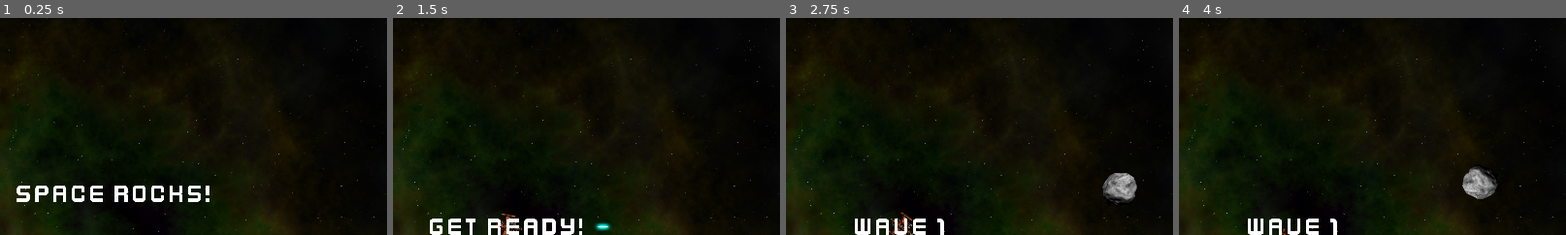
Above: before the commit, frames 1-4 (left to right).
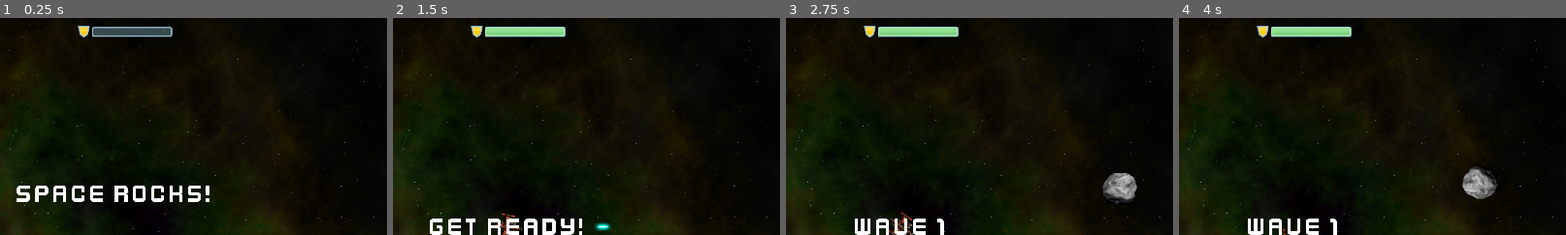
Above: after the commit, the same moments.

Repository: surbanski2/SDEV_148_Chapter_03
Game: Godot game, scene res://main.tscn
Two runs of this game, one before a commit and one after it. Both use one fixed random seed, a clock stepped at 60 frames per second and the inputs below.
Inputs (mouse positions are % of the whole screen's width and height, from its top left):
- Up to frame 1 (0.25 s): no input
- Up to frame 2 (1.5 s): click (50, 58) at 0.5 s; tap Enter at 1.25 s; hold D (rotate_right) from 1.28 s (still down); hold Space (shoot) from 1.28 s (still down)
- Up to frame 3 (2.75 s): release D (rotate_right) at 2.03 s; release Space (shoot) at 2.03 s; hold A (rotate_left) from 2.03 s (still down); tap Space (shoot) at 2.1 s
- Up to frame 4 (4 s): release A (rotate_left) at 2.78 s; hold D (rotate_right) 2.78-3.53 s; hold Space (shoot) 2.78-3.53 s; hold W (thrust) from 3.53 s (still down); tap Space (shoot) at 3.6 s
The pictures show only the part of the screen within x 35-85%, y 2-52%; the shares and areas given below are measured in that part.

The runs differ from the first frame. In frame 1, 1.2% of the frame differs, in the area x 20-45%, y 3-9%; in frame 2, 1.2%; in frame 3, 1.2%; in frame 4, 1.2%.

Commit message:
Finished shield.

Diff:
--- a/bullet.gd
+++ b/bullet.gd
@@ -20,3 +20,7 @@
 	if body.is_in_group("rocks"):
 		body.explode()
 		queue_free()
+
+func _on_area_entered(area):
+	if area.is_in_group("enemies"):
+		area.take_damage(1)
--- a/bullet.tscn
+++ b/bullet.tscn
@@ -18,5 +18,6 @@
 
 [node name="VisibleOnScreenNotifier2D" type="VisibleOnScreenNotifier2D" parent="."]
 
+[connection signal="area_entered" from="." to="." method="_on_area_entered"]
 [connection signal="body_entered" from="." to="." method="_on_body_entered"]
 [connection signal="screen_exited" from="VisibleOnScreenNotifier2D" to="." method="_on_visible_on_screen_notifier_2d_screen_exited"]
--- a/enemy.gd
+++ b/enemy.gd
@@ -4,6 +4,7 @@
 @export var speed = 150
 @export var rotation_speed = 120
 @export var health = 3
+@export var bullet_spread = 0.2
 
 var follow = PathFollow2D.new()
 var target = null
@@ -21,5 +22,40 @@
 	if follow.progress_ratio >= 1:
 		queue_free()
 
+func shoot():
+	var dir = global_position.direction_to(target.global_position)
+	dir = dir.rotated(randf_range(-bullet_spread,bullet_spread))
+	var b = bullet_scene.instantiate()
+	get_tree().root.add_child(b)
+	b.start(global_position, dir)
+
 func _on_gun_cooldown_timeout() -> void:
-	pass # Replace with function body.
+	shoot_pulse(3, 0.15)
+
+func shoot_pulse(n, delay):
+	for i in n:
+		shoot()
+		await get_tree().create_timer(delay).timeout
+
+func take_damage(amount):
+	health -= amount
+	$AnimationPlayer.play("flash")
+	if health <= 0:
+		explode()
+
+func explode():
+	speed = 0
+	$GunCooldown.stop()
+	$CollisionShape2D.set_deferred("disabled", true)
+	$Sprite2D.hide()
+	$Explosion.show()
+	$Explosion/AnimationPlayer.play("explosion")
+	await  $Explosion/AnimationPlayer.animation_finished
+	queue_free()
+
+
+func _on_body_entered(body):
+	if body.is_in_group("rocks"):
+		return
+	explode()
+	body.shield -= 50
--- a/enemy.tscn
+++ b/enemy.tscn
@@ -1,12 +1,16 @@
-[gd_scene load_steps=9 format=3 uid="uid://c5k3i28no0rgh"]
+[gd_scene load_steps=10 format=3 uid="uid://c5k3i28no0rgh"]
 
 [ext_resource type="Texture2D" uid="uid://c071kicvp8xex" path="res://assets/enemy_saucer.png" id="1_7k104"]
 [ext_resource type="Script" uid="uid://bsvp21kjupjsj" path="res://enemy.gd" id="1_iifgy"]
 [ext_resource type="PackedScene" uid="uid://s7txvlamqo3u" path="res://enemy_paths.tscn" id="2_4gyqm"]
+[ext_resource type="PackedScene" uid="uid://ckcjkv1aycha2" path="res://enemy_bullet.tscn" id="2_epg4t"]
 [ext_resource type="PackedScene" uid="uid://c8u2w75g2f6aa" path="res://explosion.tscn" id="3_qi2p4"]
 
 [sub_resource type="CircleShape2D" id="CircleShape2D_4gyqm"]
 radius = 36.0139
+
+[sub_resource type="Animation" id="Animation_iifgy"]
+length = 0.25
 
 [sub_resource type="Animation" id="Animation_qi2p4"]
 resource_name = "flash"
@@ -25,9 +29,6 @@
 "values": [Color(1, 1, 1, 1), Color(1, 0, 0, 1), Color(1, 1, 1, 1), Color(1, 0, 0, 1), Color(1, 1, 1, 1), Color(1, 0, 0, 1), Color(1, 1, 1, 1)]
 }
 
-[sub_resource type="Animation" id="Animation_iifgy"]
-length = 0.25
-
 [sub_resource type="AnimationLibrary" id="AnimationLibrary_epg4t"]
 _data = {
 &"RESET": SubResource("Animation_iifgy"),
@@ -36,6 +37,7 @@
 
 [node name="Enemy" type="Area2D" groups=["enemies"]]
 script = ExtResource("1_iifgy")
+bullet_scene = ExtResource("2_epg4t")
 
 [node name="Sprite2D" type="Sprite2D" parent="."]
 modulate = Color(1, 0.995117, 0.995117, 1)
@@ -61,4 +63,5 @@
 wait_time = 1.5
 autostart = true
 
+[connection signal="body_entered" from="." to="." method="_on_body_entered"]
 [connection signal="timeout" from="GunCooldown" to="." method="_on_gun_cooldown_timeout"]
--- a/enemy_bullet.gd
+++ b/enemy_bullet.gd
@@ -1,7 +1,19 @@
 extends Area2D
 
 @export var speed = 1000
+@export var damage = 15
 
 func start(_pos, _dir):
 	position = _pos
 	rotation = _dir.angle()
+
+func _process(delta):
+	position += transform.x * speed * delta
+
+func _on_visible_on_screen_notifier_2d_screen_exited():
+	queue_free()
+
+func _on_body_entered(body):
+	if body.name == "Player":
+		body.shield -= damage
+	queue_free()
--- a/enemy_bullet.tscn
+++ b/enemy_bullet.tscn
@@ -12,10 +12,11 @@
 scale = Vector2(0.5, 0.5)
 texture = ExtResource("2_mgp66")
 
+[node name="VisibleOnScreenNotifier2D" type="VisibleOnScreenNotifier2D" parent="."]
+
 [node name="CollisionShape2D" type="CollisionShape2D" parent="."]
 rotation = 1.5708
 shape = SubResource("CapsuleShape2D_v8qja")
 
-[node name="VisibleOnScreenNotifier2D" type="VisibleOnScreenNotifier2D" parent="."]
-
+[connection signal="body_entered" from="." to="." method="_on_body_entered"]
 [connection signal="screen_exited" from="VisibleOnScreenNotifier2D" to="." method="_on_visible_on_screen_notifier_2d_screen_exited"]
--- a/hud.gd
+++ b/hud.gd
@@ -6,6 +6,13 @@
 @onready var score_label = $MarginContainer/HBoxContainer/ScoreLabel
 @onready var message = $VBoxContainer/Message
 @onready var start_button = $VBoxContainer/StartButton
+@onready var shield_bar = $MarginContainer/HBoxContainer/ShieldBar
+
+var bar_textures = {
+	"green": preload("res://assets/bar_green_200.png"),
+	"yellow": preload("res://assets/bar_yellow_200.png"),
+	"red": preload("res://assets/bar_red_200.png")
+}
 
 func show_message(text):
 	message.text = text
@@ -19,6 +26,14 @@
 	for item in 3:
 		lives_counter[item].visible = value > item
 
+func update_shield(value):
+	shield_bar.texture_progress = bar_textures["green"]
+	if value < 0.4:
+		shield_bar.texture_progress = bar_textures["red"]
+	elif value < 0.7:
+		shield_bar.texture_progress = bar_textures["yellow"]
+	shield_bar.value = value
+
 func game_over():
 	show_message("Game Over")
 	await $Timer.timeout
--- a/hud.tscn
+++ b/hud.tscn
@@ -1,10 +1,13 @@
-[gd_scene load_steps=8 format=3 uid="uid://cltwsxbnpesnp"]
+[gd_scene load_steps=11 format=3 uid="uid://cltwsxbnpesnp"]
 
 [ext_resource type="FontFile" uid="uid://dtpvwadsbtcnm" path="res://assets/kenvector_future_thin.ttf" id="1_37p78"]
 [ext_resource type="Script" uid="uid://c6bsby1vlancv" path="res://hud.gd" id="1_a2258"]
 [ext_resource type="Texture2D" uid="uid://bhasuiuxut7vs" path="res://assets/player_small.png" id="2_640wx"]
+[ext_resource type="Texture2D" uid="uid://cfqatamn2w1fo" path="res://assets/shield_gold.png" id="3_1xsix"]
 [ext_resource type="Texture2D" uid="uid://p82fxhap7ug0" path="res://assets/play_button.png" id="3_a2258"]
 [ext_resource type="Texture2D" uid="uid://dgqhi4qhsmpj" path="res://assets/play_button_h.png" id="4_1xsix"]
+[ext_resource type="Texture2D" uid="uid://bbwtxd2bkyq8c" path="res://assets/bar_glass_200.png" id="4_61f8s"]
+[ext_resource type="Texture2D" uid="uid://dm8gq63mh6s5n" path="res://assets/bar_green_200.png" id="4_rftc2"]
 
 [sub_resource type="LabelSettings" id="LabelSettings_64ctp"]
 font = ExtResource("1_37p78")
@@ -38,6 +41,21 @@
 size_flags_horizontal = 3
 text = "0"
 label_settings = SubResource("LabelSettings_64ctp")
+
+[node name="TextureRect" type="TextureRect" parent="MarginContainer/HBoxContainer"]
+layout_mode = 2
+texture = ExtResource("3_1xsix")
+stretch_mode = 3
+
+[node name="ShieldBar" type="TextureProgressBar" parent="MarginContainer/HBoxContainer"]
+layout_mode = 2
+size_flags_horizontal = 3
+size_flags_vertical = 4
+max_value = 1.0
+step = 0.01
+value = 0.75
+texture_over = ExtResource("4_61f8s")
+texture_progress = ExtResource("4_rftc2")
 
 [node name="LivesCounter" type="HBoxContainer" parent="MarginContainer/HBoxContainer"]
 layout_mode = 2
--- a/main.tscn
+++ b/main.tscn
@@ -40,5 +40,6 @@
 
 [connection signal="dead" from="Player" to="." method="game_over"]
 [connection signal="lives_changed" from="Player" to="HUD" method="update_lives"]
+[connection signal="shield_changed" from="Player" to="HUD" method="update_shield"]
 [connection signal="start_game" from="HUD" to="." method="new_game"]
 [connection signal="timeout" from="EnemyTimer" to="." method="_on_enemy_timer_timeout"]
--- a/player.gd
+++ b/player.gd
@@ -4,9 +4,12 @@
 @export var spin_power = 8000
 @export var bullet_scene : PackedScene
 @export var fire_rate = 0.25
+@export var max_shield = 100.0
+@export var shield_regen = 5.0
 
 signal lives_changed
 signal dead
+signal shield_changed
 
 enum {INIT, ALIVE, INVULNERABLE, DEAD}
 
@@ -17,6 +20,7 @@
 var state = INIT
 var reset_pos = false
 var lives = 0: set = set_lives
+var shield = 0: set = set_shield
 
 func _ready():
 	screensize = get_viewport_rect().size
@@ -44,6 +48,7 @@
 
 func _process(delta):
 	get_input()
+	shield += shield_regen * delta
 
 func get_input():
 	thrust = Vector2.ZERO
@@ -82,12 +87,21 @@
 	can_shoot = true
 
 func set_lives(value):
+	shield = max_shield
 	lives = value
 	lives_changed.emit(lives)
 	if lives <= 0:
 		change_state(DEAD)
 	else:
 		change_state(INVULNERABLE)
+
+func set_shield(value):
+	value = min(value, max_shield)
+	shield = value
+	shield_changed.emit(shield/max_shield)
+	if shield <= 0:
+		lives -= 1
+		explode()
 
 func reset():
 	reset_pos = true
@@ -102,9 +116,8 @@
 
 func _on_body_entered(body):
 	if body.is_in_group("rocks"):
+		shield -= body.size * 25
 		body.explode()
-		lives -= 1
-		explode()
 
 func explode():
 	$Explosion.show()
Binary file added: assets/._bar_glass_200.png
Binary file added: assets/._bar_glass_200.png.import
Binary file added: assets/._bar_green_200.png
Binary file added: assets/._bar_green_200.png.import
Binary file added: assets/._bar_red_200.png
Binary file added: assets/._bar_red_200.png.import
Binary file added: assets/._bar_yellow_200.png
Binary file added: assets/._bar_yellow_200.png.import
Binary file added: assets/._shield_gold.png
Binary file added: assets/._shield_gold.png.import
Binary file added: assets/bar_glass_200.png
Not shown, added: assets/bar_glass_200.png.import
(and 8 more such lines)
